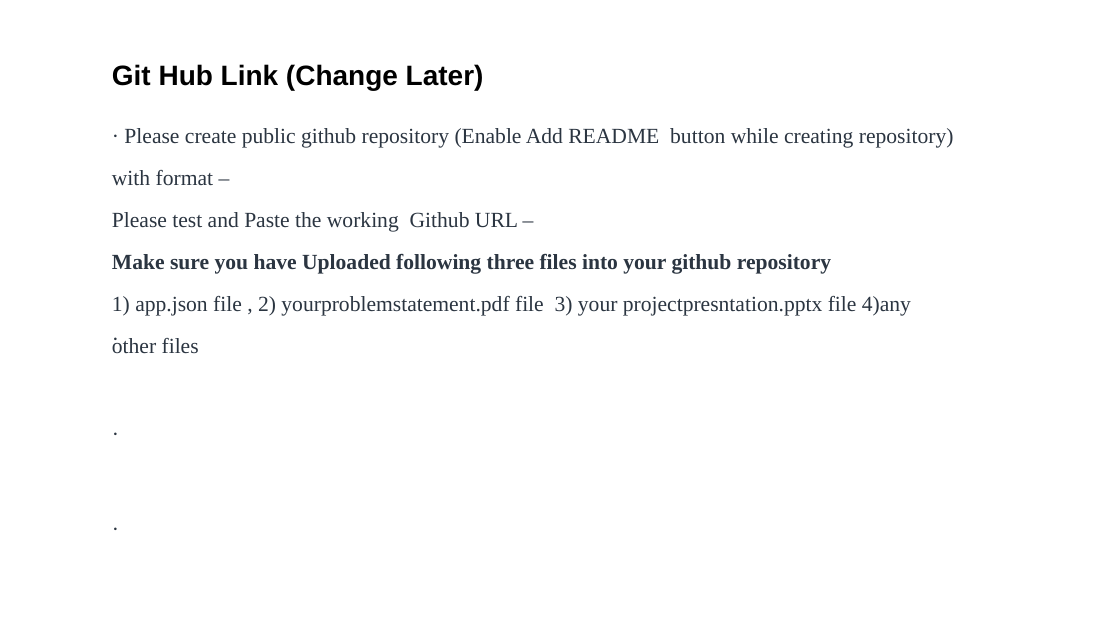
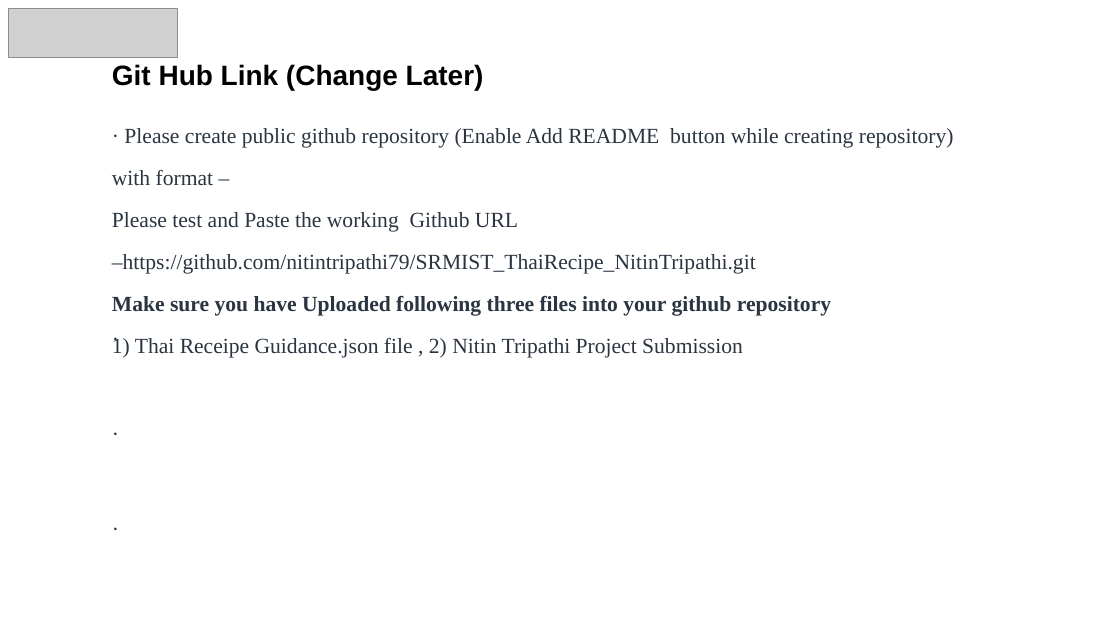
Before and after one commit to nitintripathi79/SRMIST_ThaiRecipe_NitinTripathi, a slide deck: slide 12 of Nitin Tripathi Project Submission.pptx. Drawn at 1120x630 pixels with LibreOffice and Linux fonts; fonts in the diff are those of the drawing; grey boxes stand for pictures. Boxes give left, top, right and bottom in pixels: in the first picture for what was removed or moved away, otherwise in the second. Text is boxed around its words. In the diff, an @@ line names an element or a change of style, - is before the commit and + after.

```diff
--- a/Nitin Tripathi Project Submission.pptx
+++ b/Nitin Tripathi Project Submission.pptx
@@ picture added at <box>8,8,177,57</box> @@
@@ text at <box>112,212,831,358</box>: text changed @@
-Please test and Paste the working Github URL –
-Make sure you have Uploaded following three files into your github repository
-1) app.json file , 2) yourproblemstatement.pdf file 3) your projectpresntation.pptx file 4)any other files
+Please test and Paste the working Github URL –https://github.com/nitintripathi79/SRMIST_ThaiRecipe_NitinTripathi.git
+Make sure you have Uploaded following three files into your github repository
+1) Thai Receipe Guidance.json file , 2) Nitin Tripathi Project Submission
```
Also in this commit, not shown: 1 other file.
